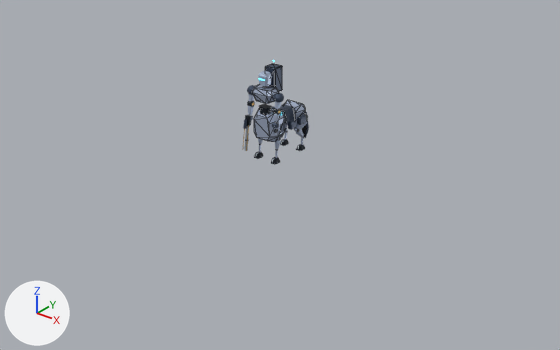
Before and after pictures for a commit that changed the glTF model public/assets/models/combat/s06.glb.
Camera for both pictures: a 50 mm camera at (26.1, -32.7, 18.7) aimed at (1.1, -1.3, -0.7). Every picture has the same lights, and +X, +Y and +Z are marked at lower left. The first picture is the older version. Mesh edges are drawn as thin lines on the coarser meshes. Where no turn or scale is listed for an object, it has been applied to the vertices.

In view in the first picture: 'Export_chest_armor', 'Export_hum_chest_armor', 'Export_spine_shade' and 14 more.
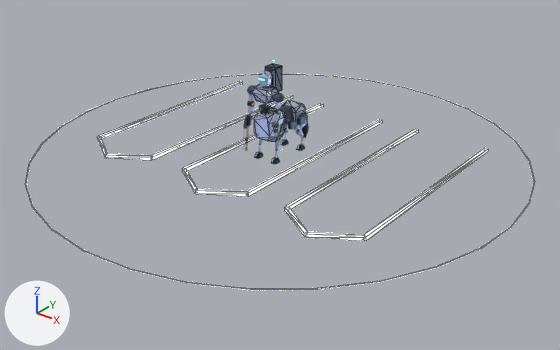
What the commit changed:
Mesh me_export_fx_atk_field_tell_fx_accent is new.
It has 224 vertices, 400 faces and spans x -14.4..14.4, y -14.4..14.4, z 0.0..0.4.
It uses material mat_fx_accent (blue #cfd6ff, glowing blue #cfd6ff).
Object 'Export_fx_atk_field_tell_fx_accent' (ob_export_fx_atk_field_tell_fx_accent) is new; it shows me_export_fx_atk_field_tell_fx_accent.
Its location is (0.0, 0.0, 0.0).

What differs and where, as boxes [x1, y1, x2, y2] in the pictures (560 x 350 px):
'Export_fx_atk_field_tell_fx_accent', added
    after: [25, 74, 535, 290]
